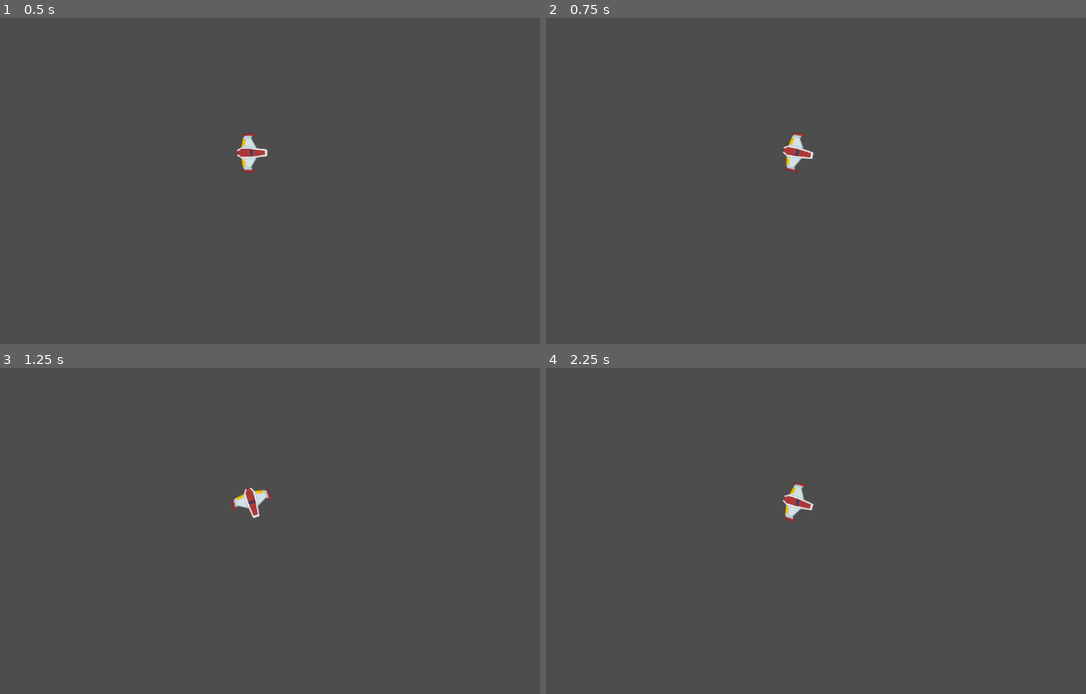
Above: before the commit, frames 1-4 (two rows, left to right).
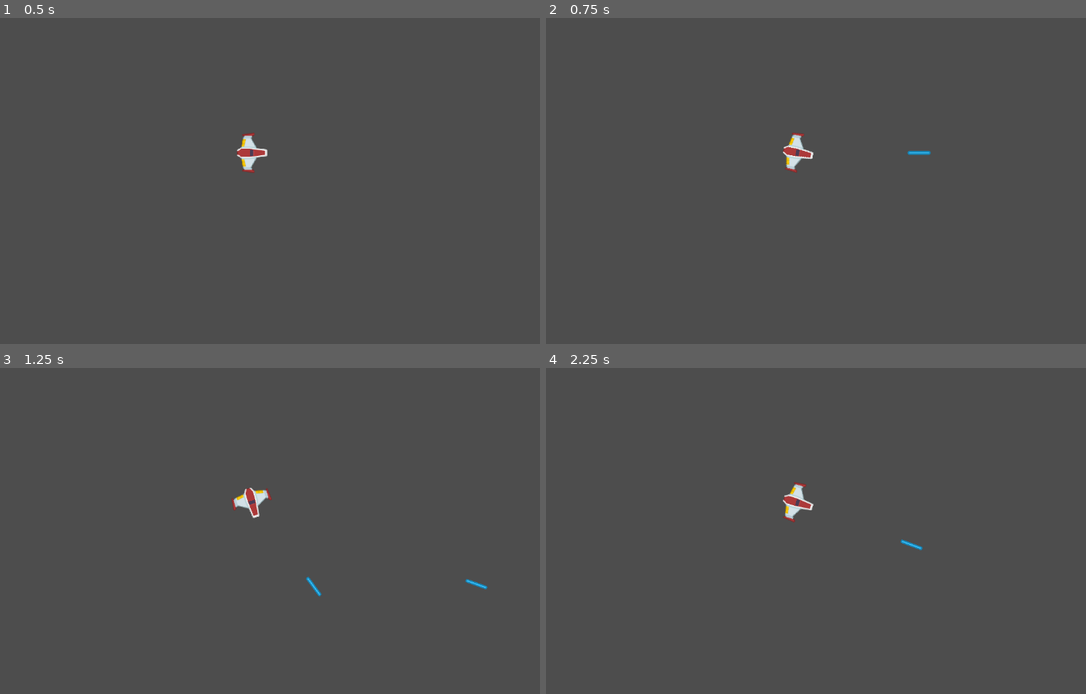
Above: after the commit, the same moments.

Repository: szmisztal/gosteroids
Game: Godot game, scene res://misc/test_scene.tscn
Two runs of this game, one before a commit and one after it. Both use one fixed random seed, a clock stepped at 60 frames per second and the inputs below.
Inputs:
- Up to frame 1 (0.5 s): no input
- Up to frame 2 (0.75 s): tap Enter at 0.5 s; hold D (rotate right) from 0.53 s (still down); hold Space (shoot, bound only after the commit) from 0.53 s (still down)
- Up to frame 3 (1.25 s): keep holding D (rotate right); keep holding Space (shoot, bound only after the commit)
- Up to frame 4 (2.25 s): release D (rotate right) at 1.28 s; release Space (shoot, bound only after the commit) at 1.28 s; hold A (rotate left) 1.28-2.03 s; tap Space (shoot, bound only after the commit) at 1.35 s; hold D (rotate right) from 2.03 s (still down); hold Space (shoot, bound only after the commit) from 2.03 s (still down)

Frame 1 is identical in both runs. In frame 2, less than 0.1% of the frame differs, in the area x 66-72%, y 40-43%; in frame 3, 0.1%, in the area x 56-91%, y 63-71%; in frame 4, less than 0.1%.

Commit message:
add bullet scene to player scene

Diff:
--- a/player/player.gd
+++ b/player/player.gd
@@ -5,7 +5,10 @@
 
 @export var engine_power = 500
 @export var spin_power = 8000
+@export var bullet_scene : PackedScene
+@export var fire_rate = 0.25
 
+var can_shoot = true
 var thrust = Vector2.ZERO
 var rotation_dir = 0
 var screensize = Vector2.ZERO
@@ -25,6 +28,16 @@
 func _ready():
 	screensize = get_viewport_rect().size
 	change_state(ALIVE)
+	$GunCooldown.wait_time = fire_rate
+
+func shoot():
+	if state == INVULNERABLE:
+		return
+	can_shoot = false
+	$GunCooldown.start()
+	var b = bullet_scene.instantiate()
+	get_tree().root.add_child(b)
+	b.start($Muzzle.global_transform)
 
 func get_input():
 	thrust = Vector2.ZERO
@@ -33,6 +46,8 @@
 	if Input.is_action_pressed("thrust"):
 		thrust = transform.x * engine_power
 	rotation_dir = Input.get_axis("rotate left", "rotate right")
+	if Input.is_action_pressed("shoot") and can_shoot:
+		shoot()
 
 func _physics_process(delta):
 	get_input()
@@ -44,3 +59,8 @@
 	new_transform.origin.x = wrapf(new_transform.origin.x, 0, screensize.x)
 	new_transform.origin.y = wrapf(new_transform.origin.y, 0, screensize.y)
 	physics_state.transform = new_transform
+
+
+
+func _on_gun_cooldown_timeout():
+	can_shoot = true
--- a/player/player.tscn
+++ b/player/player.tscn
@@ -1,7 +1,8 @@
-[gd_scene load_steps=4 format=3 uid="uid://bpuqirrvyvrna"]
+[gd_scene load_steps=5 format=3 uid="uid://bpuqirrvyvrna"]
 
 [ext_resource type="Texture2D" uid="uid://dvtxojo4lccgm" path="res://assets/player_ship.png" id="1_oul6g"]
 [ext_resource type="Script" uid="uid://dgjoguivv106q" path="res://player/player.gd" id="1_rkbax"]
+[ext_resource type="PackedScene" uid="uid://d3rw12k3s5sr2" path="res://bullet/bullet.tscn" id="2_g1dw6"]
 
 [sub_resource type="CircleShape2D" id="CircleShape2D_rkbax"]
 radius = 33.2415
@@ -10,6 +11,7 @@
 linear_damp = 1.0
 angular_damp = 5.0
 script = ExtResource("1_rkbax")
+bullet_scene = ExtResource("2_g1dw6")
 
 [node name="Sprite2D" type="Sprite2D" parent="."]
 rotation = 1.5708
@@ -19,3 +21,12 @@
 
 [node name="CollisionShape2D" type="CollisionShape2D" parent="."]
 shape = SubResource("CircleShape2D_rkbax")
+
+[node name="GunCooldown" type="Timer" parent="."]
+one_shot = true
+autostart = true
+
+[node name="Muzzle" type="Marker2D" parent="."]
+position = Vector2(40, 0)
+
+[connection signal="timeout" from="GunCooldown" to="." method="_on_gun_cooldown_timeout"]
--- a/project.godot
+++ b/project.godot
@@ -35,7 +35,7 @@
 , Object(InputEventKey,"resource_local_to_scene":false,"resource_name":"","device":-1,"window_id":0,"alt_pressed":false …(186 unchanged characters)…
 ]
 }
-shot={
+shoot={
 "deadzone": 0.2,
 "events": [Object(InputEventKey,"resource_local_to_scene":false,"resource_name":"","device":-1,"window_id":0,"alt_press …(191 unchanged characters)…
 , Object(InputEventKey,"resource_local_to_scene":false,"resource_name":"","device":-1,"window_id":0,"alt_pressed":false …(183 unchanged characters)…
